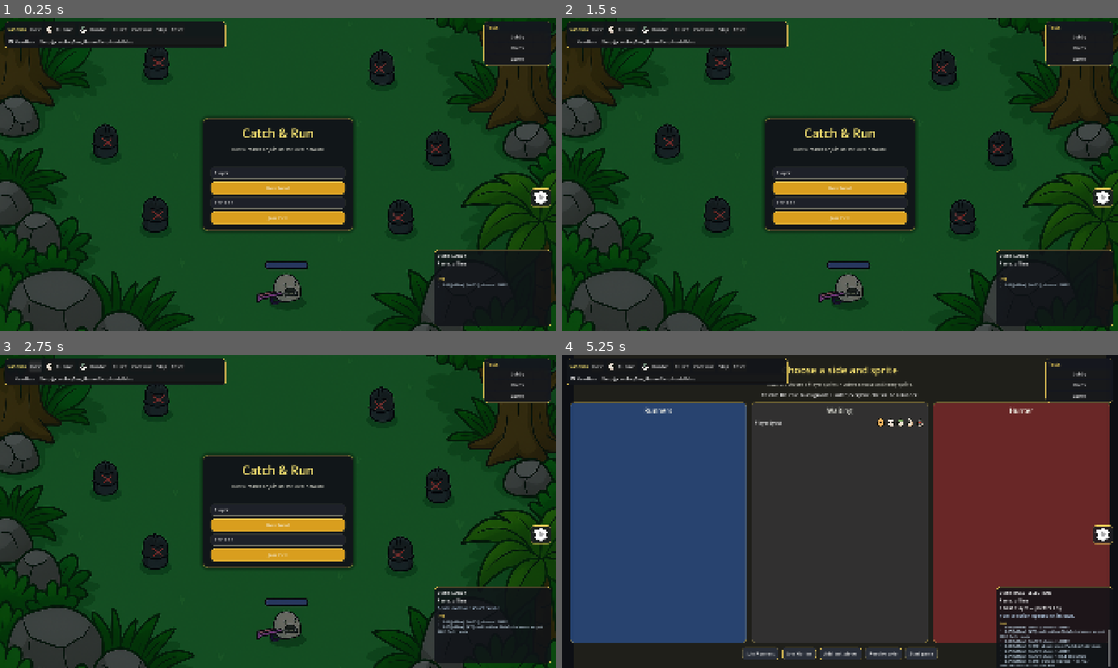
Above: before the commit, frames 1-4 (two rows, left to right).
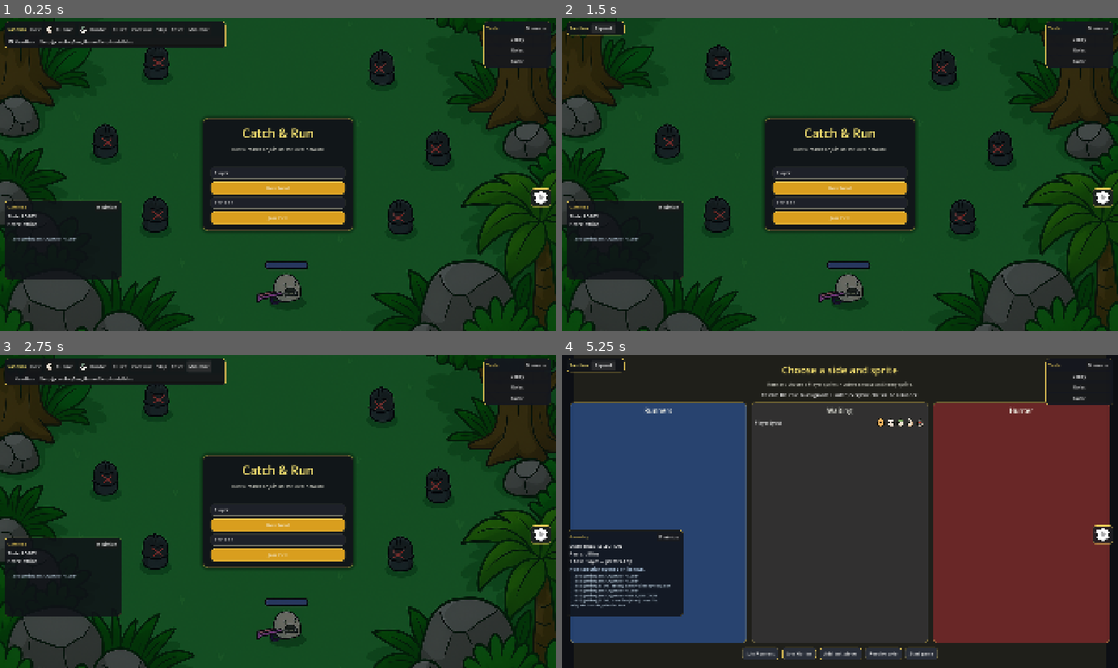
Above: after the commit, the same moments.

Repository: JavierSchubert/catchNrun
Game: Godot game, scene res://ui/lobby/lobby.tscn
The game is run twice, just before and just after one commit, with the same random seed, the same clock (stepped at 60 frames per second) and the same inputs. Sound files missing from this copy of the repository are replaced by a short silence.
Inputs (mouse positions are in pixels of both pictures, inside the frame that each line leads up to):
- Up to frame 1 (0.25 s): no input
- Up to frame 2 (1.5 s): click "Headless" at 0.5 s; click (762, 30) at 1.25 s, where only the run after the commit has a clickable "Minimize"
- Up to frame 3 (2.75 s): click (38, 364) at 2 s, where only the run after the commit has a clickable "Expand"
- Up to frame 4 (5.25 s): click "Lobby" at 2.75 s; click "Roles" at 3.5 s; click "Headless" at 4.25 s; click (762, 367) at 5 s, where only the run after the commit has a clickable "Minimize"

The runs differ from the first frame. In frame 1, 8.6% of the frame differs, in the area x 0-100%, y 2-99%; in frame 2, 11%, in the area x 0-100%, y 1-99%; in frame 3, 8.5%; in frame 4, 11%.

Commit message:
feat: move ui

Diff:
--- a/game/match/hud.gd
+++ b/game/match/hud.gd
@@ -40,10 +40,13 @@
 		timer = " | hunter is in the match"
 	elif GameManager.phase == GameManager.Phase.ENDED:
 		timer = " | match over"
+	var controls := "LMB select | RMB command own unit | C centers on you"
+	if LaunchOptions.sandbox_enabled:
+		controls += " | G toggles the debug panels"
 	var lines := [
 		"%s%s" % [GameManager.phase_label(), timer],
 		_local_unit_text(),
-		"LMB select | RMB command own unit | C centers on you",
+		controls,
 	]
 	if not _winner.is_empty():
 		lines.append("%s team wins" % _winner.capitalize())
--- a/game/match/hud.tscn
+++ b/game/match/hud.tscn
@@ -81,8 +81,8 @@
 anchor_right = 1.0
 anchor_bottom = 1.0
 offset_left = -316.0
-offset_top = -740.0
+offset_top = -456.0
 offset_right = -16.0
-offset_bottom = -300.0
+offset_bottom = -16.0
 grow_horizontal = 0
 grow_vertical = 0
--- a/game/sandbox/sandbox_panel.gd
+++ b/game/sandbox/sandbox_panel.gd
@@ -2,11 +2,18 @@
 ## Debug panel for local multiplayer and the dedicated-server browser host.
 ## Hidden for bots, headless runs, and non-host browser clients.
 ##
-## Layout: compact action bar top-left, native tests top-right, status bottom-right.
-## Leaves the center and bottom-left free for lobby / match HUD / minimap.
+## Layout: compact action bar top-left, native tests top-right, status + game log
+## bottom-left directly above the minimap. The bottom-right corner belongs to the
+## Runner's building panel. Every panel has a Minimize button, and `G` (god mode)
+## minimizes / expands all of them at once.
 
 const RUNNER_ICON := preload("res://assets/sprites/units/Player_1.png")
 const HUNTER_ICON := preload("res://assets/sprites/units/Enemy_1.png")
+
+## Height of a minimized panel: just its header row plus the panel margins.
+const COLLAPSED_HEIGHT := 48.0
+## Gap between the log panel and the minimap below it (minimap top edge is at -162).
+const LOG_BOTTOM_OFFSET := -178.0
 
 var _status: Label
 var _state: Label
@@ -25,6 +32,8 @@
 var _runner_count := 0
 var _hunter_count := 0
 var _log_listener: Callable
+## One entry per minimizable panel: panel, button, hidden nodes, expanded offsets, state.
+var _collapsibles: Array[Dictionary] = []
 
 
 func _ready() -> void:
@@ -67,6 +76,20 @@
 
 func _process(_delta: float) -> void:
 	_refresh()
+
+
+func _unhandled_input(event: InputEvent) -> void:
+	if _collapsibles.is_empty() or not event is InputEventKey:
+		return
+	var key := event as InputEventKey
+	if not key.pressed or key.echo or key.physical_keycode != KEY_G:
+		return
+	if _root != null and not _root.visible:
+		return
+	if get_viewport().gui_get_focus_owner() is LineEdit:
+		return
+	_toggle_all_collapsed()
+	get_viewport().set_input_as_handled()
 
 
 func _build_action_bar(root: Control) -> void:
@@ -105,21 +128,30 @@
 	_skip_button.tooltip_text = "Skip Runner preparation and spawn the Hunter."
 	_reset_button = _add_text_button(top, "Reset", _reset_match)
 
-	if _is_web_client:
-		return
-	var bottom := HBoxContainer.new()
-	bottom.add_theme_constant_override("separation", 8)
-	col.add_child(bottom)
-
-	_headless.text = "Headless"
-	_headless.button_pressed = true
-	_headless.tooltip_text = "Launch bots without a window"
-	bottom.add_child(_headless)
-
-	_bin_edit.placeholder_text = "Godot executable"
-	_bin_edit.text = OS.get_executable_path()
-	_bin_edit.size_flags_horizontal = Control.SIZE_EXPAND_FILL
-	bottom.add_child(_bin_edit)
+	# Everything except the title folds away when minimized.
+	var hidden: Array[Control] = []
+	for child in top.get_children():
+		if child != title:
+			hidden.append(child as Control)
+	var toggle := _add_toggle_button(top)
+
+	if not _is_web_client:
+		var bottom := HBoxContainer.new()
+		bottom.add_theme_constant_override("separation", 8)
+		col.add_child(bottom)
+		hidden.append(bottom)
+
+		_headless.text = "Headless"
+		_headless.button_pressed = true
+		_headless.tooltip_text = "Launch bots without a window"
+		bottom.add_child(_headless)
+
+		_bin_edit.placeholder_text = "Godot executable"
+		_bin_edit.text = OS.get_executable_path()
+		_bin_edit.size_flags_horizontal = Control.SIZE_EXPAND_FILL
+		bottom.add_child(_bin_edit)
+
+	_register_collapsible(bar, toggle, hidden, 200.0)
 
 
 func _build_tests_panel(root: Control) -> void:
@@ -137,25 +169,35 @@
 	box.add_theme_constant_override("separation", 6)
 	panel.add_child(box)
 
+	var header := HBoxContainer.new()
+	header.add_theme_constant_override("separation", 8)
+	box.add_child(header)
+
 	var title := Label.new()
 	title.text = "Tests"
 	title.add_theme_font_size_override("font_size", 16)
 	title.add_theme_color_override("font_color", Color(0.95, 0.82, 0.35))
-	box.add_child(title)
-
-	_add_text_button(box, "Lobby", _test_lobby)
-	_add_text_button(box, "Roles", _test_selection)
-	_add_text_button(box, "Game", _test_game)
+	title.size_flags_horizontal = Control.SIZE_EXPAND_FILL
+	header.add_child(title)
+	var toggle := _add_toggle_button(header)
+
+	var hidden: Array[Control] = [
+		_add_text_button(box, "Lobby", _test_lobby),
+		_add_text_button(box, "Roles", _test_selection),
+		_add_text_button(box, "Game", _test_game),
+	]
+	_register_collapsible(panel, toggle, hidden)
 
 
 func _build_status_panel(root: Control) -> void:
-	# Bottom-right keeps minimap (bottom-left) and selection (bottom-center) clear.
+	# Bottom-left, stacked directly above the minimap. Bottom-right is the building panel.
 	var panel := PanelContainer.new()
-	panel.set_anchors_preset(Control.PRESET_BOTTOM_RIGHT)
-	panel.offset_left = -420.0
-	panel.offset_top = -280.0
-	panel.offset_right = -16.0
-	panel.offset_bottom = -16.0
+	panel.set_anchors_preset(Control.PRESET_BOTTOM_LEFT)
+	panel.grow_vertical = Control.GROW_DIRECTION_BEGIN
+	panel.offset_left = 16.0
+	panel.offset_top = LOG_BOTTOM_OFFSET - 264.0
+	panel.offset_right = 420.0
+	panel.offset_bottom = LOG_BOTTOM_OFFSET
 	panel.mouse_filter = Control.MOUSE_FILTER_STOP
 	panel.add_theme_stylebox_override("panel", _panel_style(Color(0.06, 0.07, 0.09, 0.85)))
 	root.add_child(panel)
@@ -169,15 +211,21 @@
 	_peers.autowrap_mode = TextServer.AUTOWRAP_WORD_SMART
 	_status.autowrap_mode = TextServer.AUTOWRAP_WORD_SMART
 	_status.add_theme_color_override("font_color", Color(0.75, 0.85, 0.95))
+
+	var header := HBoxContainer.new()
+	header.add_theme_constant_override("separation", 8)
+	box.add_child(header)
+	var log_title := Label.new()
+	log_title.text = "Game log"
+	log_title.add_theme_font_size_override("font_size", 14)
+	log_title.add_theme_color_override("font_color", Color(0.95, 0.82, 0.35))
+	log_title.size_flags_horizontal = Control.SIZE_EXPAND_FILL
+	header.add_child(log_title)
+	var toggle := _add_toggle_button(header)
+
 	box.add_child(_state)
 	box.add_child(_peers)
 	box.add_child(_status)
-
-	var log_title := Label.new()
-	log_title.text = "Log"
-	log_title.add_theme_font_size_override("font_size", 14)
-	log_title.add_theme_color_override("font_color", Color(0.95, 0.82, 0.35))
-	box.add_child(log_title)
 
 	_log_scroll = ScrollContainer.new()
 	_log_scroll.size_flags_vertical = Control.SIZE_EXPAND_FILL
@@ -196,6 +244,78 @@
 	_log_view.add_theme_font_size_override("normal_font_size", 12)
 	_log_view.add_theme_color_override("default_color", Color(0.78, 0.86, 0.92))
 	_log_scroll.add_child(_log_view)
+
+	_register_collapsible(panel, toggle, [_state, _peers, _status, _log_scroll], 200.0)
+
+
+func _add_toggle_button(parent: Node) -> Button:
+	var button := Button.new()
+	button.custom_minimum_size = Vector2(84, 28)
+	# No focus, so Space / Enter never re-trigger it after a click.
+	button.focus_mode = Control.FOCUS_NONE
+	parent.add_child(button)
+	return button
+
+
+## Makes `panel` minimizable. `hidden` are the nodes that fold away; the header (with the
+## toggle button) stays. A minimized panel keeps its anchor corner and shrinks toward it,
+## to `collapsed_width` wide (or its old width when 0) and COLLAPSED_HEIGHT tall.
+func _register_collapsible(
+	panel: Control, button: Button, hidden: Array, collapsed_width := 0.0
+) -> void:
+	var entry := {
+		"panel": panel,
+		"button": button,
+		"hidden": hidden,
+		"width": collapsed_width,
+		"left": panel.offset_left,
+		"top": panel.offset_top,
+		"right": panel.offset_right,
+		"bottom": panel.offset_bottom,
+		"collapsed": false,
+	}
+	_collapsibles.append(entry)
+	button.pressed.connect(func() -> void:
+		SoundManager.play_ui()
+		_set_collapsed(entry, not bool(entry["collapsed"]))
+	)
+	_set_collapsed(entry, false)
+
+
+func _set_collapsed(entry: Dictionary, collapsed: bool) -> void:
+	entry["collapsed"] = collapsed
+	var panel: Control = entry["panel"]
+	var button: Button = entry["button"]
+	for node in entry["hidden"]:
+		(node as Control).visible = not collapsed
+	panel.offset_left = entry["left"]
+	panel.offset_top = entry["top"]
+	panel.offset_right = entry["right"]
+	panel.offset_bottom = entry["bottom"]
+	if collapsed:
+		if panel.anchor_top >= 1.0:
+			panel.offset_top = panel.offset_bottom - COLLAPSED_HEIGHT
+		else:
+			panel.offset_bottom = panel.offset_top + COLLAPSED_HEIGHT
+		var width: float = entry["width"]
+		if width > 0.0:
+			if panel.anchor_left >= 1.0:
+				panel.offset_left = panel.offset_right - width
+			else:
+				panel.offset_right = panel.offset_left + width
+	button.text = "Expand" if collapsed else "Minimize"
+	button.tooltip_text = "%s panel (G toggles all)" % ("Expand" if collapsed else "Minimize")
+
+
+## `G` (god mode): if anything is open, minimize everything; otherwise expand everything.
+func _toggle_all_collapsed() -> void:
+	var any_open := false
+	for entry in _collapsibles:
+		if not bool(entry["collapsed"]):
+			any_open = true
+			break
+	for entry in _collapsibles:
+		_set_collapsed(entry, any_open)
 
 
 func _panel_style(bg: Color) -> StyleBoxFlat:
Not shown, changed: docs/controls.README.md
Not shown, changed: docs/ui_audio.README.md
